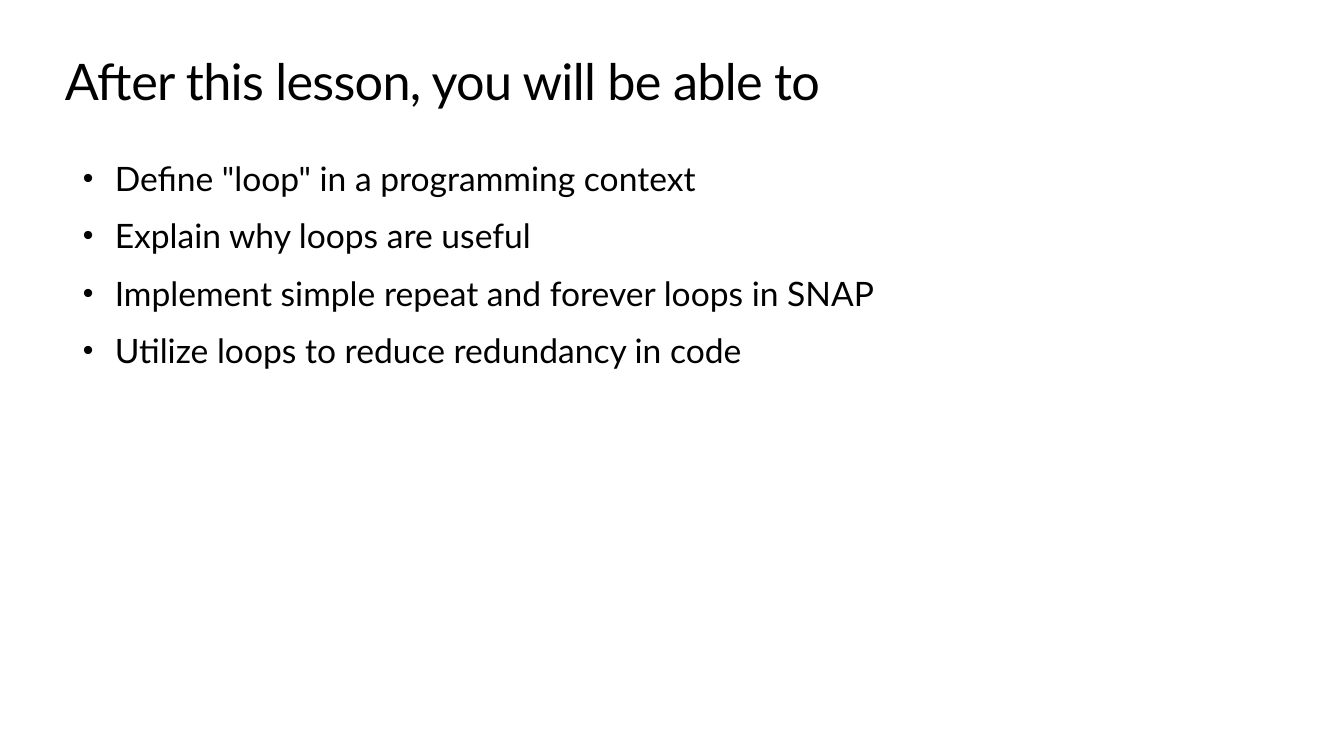
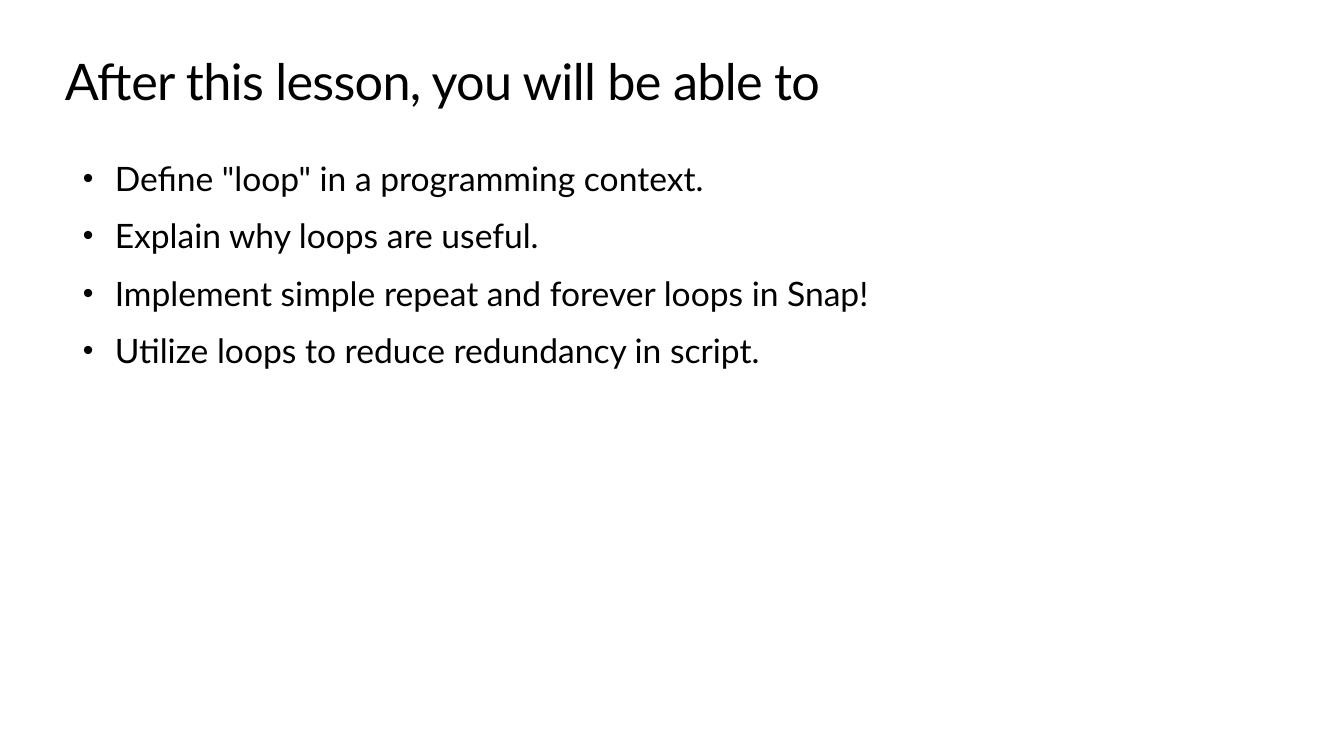
Before and after one commit to TEALSK12/introduction-to-computer-science, a slide deck: slide 2 of docs/slidedecks/TEALS SNAP 2.1.pptx. Drawn at 1344x756 pixels with LibreOffice and Linux fonts; fonts in the diff are those of the drawing; background and template pictures are left out. Boxes give left, top, right and bottom in pixels: in the first picture for what was removed or moved away, otherwise in the second. Text is boxed around its words. In the diff, an @@ line names an element or a change of style, - is before the commit and + after.

```diff
--- a/docs/slidedecks/TEALS SNAP 2.1.pptx
+++ b/docs/slidedecks/TEALS SNAP 2.1.pptx
@@ text at box(115, 166, 868, 369): text changed @@
-• Define "loop" in a programming context
-• Explain why loops are useful
-• Implement simple repeat and forever loops in SNAP
-• Utilize loops to reduce redundancy in code
+• Define "loop" in a programming context.
+• Explain why loops are useful.
+• Implement simple repeat and forever loops in Snap!
+• Utilize loops to reduce redundancy in script.
```
Also in this commit, not shown: 6 other slides changed, 28 other files.
